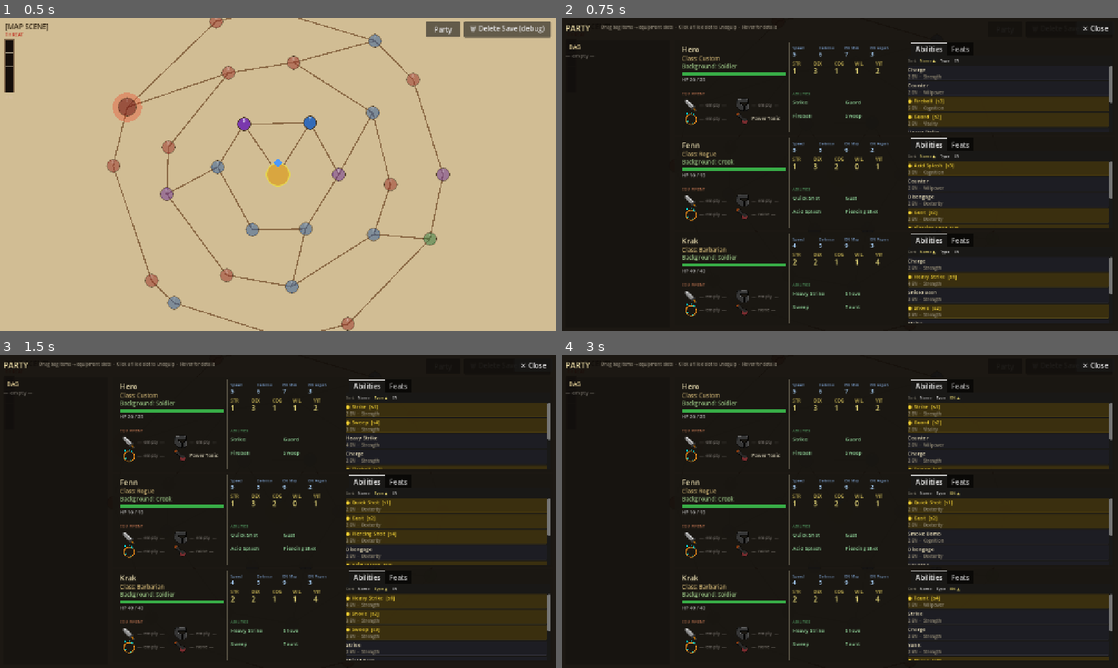
Above: before the commit, frames 1-4 (two rows, left to right).
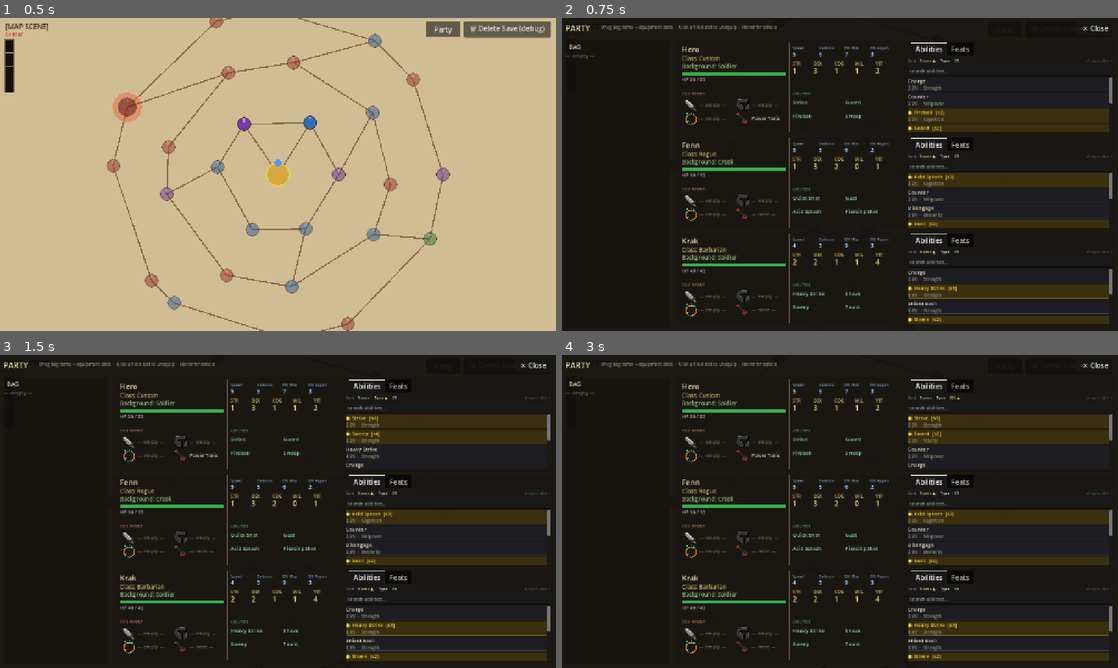
Above: after the commit, the same moments.

Repository: caleb-the-dev/RogueFinder
Game: Godot game, scene res://main.tscn
The game is run twice, just before and just after one commit, with the same random seed, the same clock (stepped at 60 frames per second) and the same inputs.
Inputs:
- Up to frame 1 (0.5 s): no input
- Up to frame 2 (0.75 s): click "Party" at 0.5 s
- Up to frame 3 (1.5 s): click "Type" at 1.25 s
- Up to frame 4 (3 s): click "Name" at 2 s; click "EN" at 2.75 s

Frame 1 is identical in both runs. In frame 2, 12% of the frame differs, in the area x 62-99%, y 13-98%; in frame 3, 13%; in frame 4, 11%.

Commit message:
feat(party-sheet): per-member sort/search, drag compare, tooltip fixes
- Sort and search state is now per-member (Array[String]/Array[bool]); each member's Abilities panel sorts and filters independently
- Search bar per member filters by ability name; focus is restored to the correct LineEdit across rebuilds using _focus_search_mi + _active_search_edit
- Drag comparison panel: hovering a dragged ability over a filled slot shows a two-column CURRENT/REPLACING panel on the CanvasLayer; _process clears it when drag ends
- Hint text "drag to slot →" added right-aligned in the sort row of each Abilities panel
- _wrap_tooltip() helper word-wraps all tooltip strings to ~40 chars/line (preserves double-newline section breaks); applied to bag items, equipment slots, ability slots, and pool entries

Co-Authored-By: Claude Sonnet 4.6 <noreply@anthropic.com>

Diff:
--- a/rogue-finder/scripts/party/PartySheet.gd
+++ b/rogue-finder/scripts/party/PartySheet.gd
@@ -42,14 +42,27 @@
 
 var _content_root: Control = null
 
-## --- Ability pool sort state (shared across all member panels) ---
-var _sort_field: String = "name"  ## "name" | "attribute" | "energy"
-var _sort_asc:   bool   = true
+## --- Per-member sort / search state (index = party slot 0..2) ---
+var _sort_fields:   Array[String] = ["name", "name", "name"]
+var _sort_ascs:     Array[bool]   = [true, true, true]
+var _search_texts:  Array[String] = ["", "", ""]
+var _focus_search_mi:    int      = -1   ## which member's search box gets focus after next rebuild
+var _active_search_edit: LineEdit = null ## reference set during rebuild
+
+## --- Drag comparison overlay (lives on the CanvasLayer, survives rebuilds) ---
+var _drag_compare_panel: Control = null
+var _cmp_existing: String        = ""
+var _cmp_incoming: String        = ""
 
 func _ready() -> void:
 	layer = 20
 	visible = false
 
+func _process(_delta: float) -> void:
+	if _drag_compare_panel != null and is_instance_valid(_drag_compare_panel) \
+			and not get_viewport().gui_is_dragging():
+		_clear_drag_compare()
+
 ## --- Public API ---
 
 func show_sheet() -> void:
@@ -57,11 +70,14 @@
 	visible = true
 
 func hide_sheet() -> void:
+	_clear_drag_compare()
+	_focus_search_mi = -1
 	visible = false
 
 ## --- Build ---
 
 func _rebuild() -> void:
+	_active_search_edit = null
 	if _content_root != null and is_instance_valid(_content_root):
 		_content_root.queue_free()
 
@@ -98,6 +114,9 @@
 		var row_y: float = CONTENT_TOP + float(i) * (MEMBER_H + MEMBER_GAP)
 		_build_member_card(root, member, Vector2(MID_X, row_y), i)
 
+	if _active_search_edit != null and is_instance_valid(_active_search_edit):
+		_active_search_edit.grab_focus.call_deferred()
+
 ## --- Header ---
 
 func _build_header(parent: Control) -> void:
@@ -243,7 +262,7 @@
 		tip = "%s  [consumable]\n%s\n\nDrag to a CONSUMABLE slot to equip." % [
 			item.get("name", "?"), item.get("description", "")
 		]
-	row.tooltip_text = tip
+	row.tooltip_text = _wrap_tooltip(tip)
 
 	row.set_drag_forwarding(
 		func(_at: Vector2) -> Variant:
@@ -487,7 +506,7 @@
 			if member.consumable != "":
 				var cd: ConsumableData = ConsumableLibrary.get_consumable(member.consumable)
 				slot_btn.text = cd.consumable_name
-				slot_btn.tooltip_text = "%s\n%s\n\nRight-click to unequip." % [cd.consumable_name, cd.description]
+				slot_btn.tooltip_text = _wrap_tooltip("%s\n%s\n\nRight-click to unequip." % [cd.consumable_name, cd.description])
 				slot_btn.add_theme_color_override("font_color", Color(0.85, 0.82, 0.72))
 			else:
 				slot_btn.text = "— none —"
@@ -496,8 +515,8 @@
 		elif eq != null:
 			slot_btn.text = eq.equipment_name
 			var bonus: String = _bonuses_str(eq.stat_bonuses)
-			slot_btn.tooltip_text = "%s  [%s]\n%s\n%s\n\nRight-click to unequip." % [
-				eq.equipment_name, slot_label, bonus, eq.description]
+			slot_btn.tooltip_text = _wrap_tooltip("%s  [%s]\n%s\n%s\n\nRight-click to unequip." % [
+				eq.equipment_name, slot_label, bonus, eq.description])
 			slot_btn.add_theme_color_override("font_color", Color(0.85, 0.82, 0.72))
 		else:
 			slot_btn.text = "— empty —"
@@ -583,13 +602,15 @@
 			slot_lbl.add_theme_font_size_override("font_size", 12)
 			slot_lbl.add_theme_color_override("font_color",
 				Color(0.42, 0.50, 0.42) if is_dead else Color(0.58, 0.85, 0.62))
-			slot_ctrl.tooltip_text = "%s\nCost: %d Energy\nAttribute: %s\n\n%s\n\nRight-click to clear." % [
+			slot_ctrl.tooltip_text = _wrap_tooltip("%s\nCost: %d Energy\nAttribute: %s\n\n%s\n\nRight-click to clear." % [
 				ab.ability_name, ab.energy_cost, _attr_name(ab.attribute), ab.description
-			]
+			])
 		slot_ctrl.add_child(slot_lbl)
 
 		if not is_dead:
 			var mi2: int = member_idx; var sj: int = j
+			var existing: String = ability_id  ## capture slot content at build time
+			var sc: Control = slot_ctrl        ## capture for compare panel positioning
 			if ability_id != "":
 				slot_ctrl.gui_input.connect(func(ev: InputEvent) -> void:
 					if ev is InputEventMouseButton \
@@ -599,9 +620,19 @@
 				)
 			slot_ctrl.set_drag_forwarding(
 				Callable(),
-				func(_p: Vector2, data: Variant) -> bool:
-					return _can_drop_ability_here(data, mi2, false),
+				func(drop_pos: Vector2, data: Variant) -> bool:
+					if _can_drop_ability_here(data, mi2, false):
+						if existing != "" and data is Dictionary and data.has("ability_id"):
+							_show_drag_compare(
+								sc.global_position + drop_pos,
+								existing,
+								(data as Dictionary)["ability_id"]
+							)
+						return true
+					_clear_drag_compare()
+					return false,
 				func(_p: Vector2, data: Variant) -> void:
+					_clear_drag_compare()
 					_drop_ability_to_slot(data, mi2, sj)
 			)
 		parent.add_child(slot_ctrl)
@@ -619,13 +650,13 @@
 		tabs.modulate = Color(0.55, 0.55, 0.55)
 	parent.add_child(tabs)
 
-	# --- Abilities tab: sort bar + draggable pool list ---
+	# --- Abilities tab: search + sort bar + draggable pool list ---
 	var abil_tab := VBoxContainer.new()
 	abil_tab.name = "Abilities"
 	abil_tab.add_theme_constant_override("separation", 2)
 	tabs.add_child(abil_tab)
 
-	# Sort controls row
+	# Sort controls row + hint label
 	var sort_row := HBoxContainer.new()
 	sort_row.add_theme_constant_override("separation", 3)
 	abil_tab.add_child(sort_row)
@@ -636,24 +667,49 @@
 	sort_row.add_child(sort_lbl)
 	for sf: Array in [["name", "Name"], ["attribute", "Type"], ["energy", "EN"]]:
 		var field: String = sf[0]; var caption: String = sf[1]
-		var is_active: bool = (_sort_field == field)
-		var arrow: String   = (" ▲" if _sort_asc else " ▼") if is_active else ""
+		var is_active: bool = (_sort_fields[member_idx] == field)
+		var arrow: String   = (" ▲" if _sort_ascs[member_idx] else " ▼") if is_active else ""
 		var sbtn := Button.new()
 		sbtn.text = caption + arrow
 		sbtn.flat = not is_active
 		sbtn.add_theme_font_size_override("font_size", 9)
 		if is_active:
 			sbtn.add_theme_color_override("font_color", Color(0.95, 0.88, 0.45))
-		var f: String = field
+		var f: String = field; var mi_sort: int = member_idx
 		sbtn.pressed.connect(func():
-			if _sort_field == f:
-				_sort_asc = not _sort_asc
+			if _sort_fields[mi_sort] == f:
+				_sort_ascs[mi_sort] = not _sort_ascs[mi_sort]
 			else:
-				_sort_field = f
-				_sort_asc   = true
+				_sort_fields[mi_sort] = f
+				_sort_ascs[mi_sort]   = true
 			_rebuild()
 		)
 		sort_row.add_child(sbtn)
+	# Hint label right-aligned
+	var spacer := Control.new()
+	spacer.size_flags_horizontal = Control.SIZE_EXPAND_FILL
+	sort_row.add_child(spacer)
+	var hint_lbl := Label.new()
+	hint_lbl.text = "drag to slot →"
+	hint_lbl.add_theme_font_size_override("font_size", 9)
+	hint_lbl.add_theme_color_override("font_color", Color(0.42, 0.52, 0.42, 0.60))
+	hint_lbl.mouse_filter = Control.MOUSE_FILTER_IGNORE
+	sort_row.add_child(hint_lbl)
+
+	# Search bar
+	var search_edit := LineEdit.new()
+	search_edit.placeholder_text = "search abilities…"
+	search_edit.text = _search_texts[member_idx]
+	search_edit.add_theme_font_size_override("font_size", 11)
+	abil_tab.add_child(search_edit)
+	var mi_search: int = member_idx
+	search_edit.text_changed.connect(func(new_text: String) -> void:
+		_search_texts[mi_search] = new_text
+		_focus_search_mi = mi_search
+		_rebuild()
+	)
+	if member_idx == _focus_search_mi:
+		_active_search_edit = search_edit
 
 	var abil_scroll := ScrollContainer.new()
 	abil_scroll.size_flags_vertical = Control.SIZE_EXPAND_FILL
@@ -674,28 +730,42 @@
 		abil_vbox.add_child(placeholder)
 	else:
 		var sorted_pool: Array = member.ability_pool.duplicate()
+		var sf_cur: String = _sort_fields[member_idx]
+		var sa_cur: bool   = _sort_ascs[member_idx]
 		sorted_pool.sort_custom(func(a: String, b: String) -> bool:
 			var ab_a: AbilityData = AbilityLibrary.get_ability(a)
 			var ab_b: AbilityData = AbilityLibrary.get_ability(b)
 			var cmp: int
-			match _sort_field:
+			match sf_cur:
 				"name":      cmp = _strcmp(ab_a.ability_name, ab_b.ability_name)
 				"attribute": cmp = ab_a.attribute - ab_b.attribute
 				"energy":    cmp = ab_a.energy_cost - ab_b.energy_cost
 				_:           cmp = _strcmp(ab_a.ability_name, ab_b.ability_name)
-			return cmp < 0 if _sort_asc else cmp > 0
+			return cmp < 0 if sa_cur else cmp > 0
 		)
+		var query: String = _search_texts[member_idx].strip_edges().to_lower()
+		if query != "":
+			sorted_pool = sorted_pool.filter(func(ab_id: String) -> bool:
+				return AbilityLibrary.get_ability(ab_id).ability_name.to_lower().contains(query)
+			)
+
+		if sorted_pool.is_empty():
+			var no_match := Label.new()
+			no_match.text = "No matches."
+			no_match.add_theme_font_size_override("font_size", 11)
+			no_match.add_theme_color_override("font_color", Color(0.45, 0.43, 0.40))
+			abil_vbox.add_child(no_match)
 
 		var mi: int = member_idx
 		for ab_id: String in sorted_pool:
 			var ab: AbilityData  = AbilityLibrary.get_ability(ab_id)
 			var slot_idx: int    = member.abilities.find(ab_id)
 			var is_slotted: bool = slot_idx >= 0
-			var tip: String = "%s\nCost: %d Energy\nAttribute: %s\n\n%s%s" % [
+			var tip: String = _wrap_tooltip("%s\nCost: %d Energy\nAttribute: %s\n\n%s%s" % [
 				ab.ability_name, ab.energy_cost, _attr_name(ab.attribute), ab.description,
 				("\n\nSlotted in slot %d." % (slot_idx + 1)) if is_slotted \
 					else "\n\nDrag onto an ability slot to equip."
-			]
+			])
 
 			var ab_pnl := PanelContainer.new()
 			var sbox := StyleBoxFlat.new()
@@ -755,6 +825,87 @@
 	feats_lbl.add_theme_color_override("font_color", Color(0.45, 0.43, 0.40))
 	feats_lbl.position = Vector2(12.0, 12.0)
 	feats_panel.add_child(feats_lbl)
+
+## --- Drag Compare Overlay ---
+## Lives directly on the CanvasLayer so it survives _rebuild(). Cleared by _process
+## when the drag ends, by _drop_ability_to_slot on a successful drop, and by hide_sheet.
+
+func _show_drag_compare(near_pos: Vector2, existing_id: String, incoming_id: String) -> void:
+	if _cmp_existing == existing_id and _cmp_incoming == incoming_id:
+		return  ## already showing the right pair — no-op
+	_clear_drag_compare()
+	_cmp_existing = existing_id
+	_cmp_incoming = incoming_id
+
+	var panel := PanelContainer.new()
+	panel.z_index = 100
+	var sbox := StyleBoxFlat.new()
+	sbox.bg_color = Color(0.07, 0.06, 0.10, 0.97)
+	sbox.border_width_left = 2; sbox.border_width_top = 2
+	sbox.border_width_right = 2; sbox.border_width_bottom = 2
+	sbox.border_color = Color(0.50, 0.44, 0.70, 0.90)
+	sbox.content_margin_left = 10; sbox.content_margin_right = 10
+	sbox.content_margin_top = 7; sbox.content_margin_bottom = 7
+	sbox.set_corner_radius_all(4)
+	panel.add_theme_stylebox_override("panel", sbox)
+	add_child(panel)
+	_drag_compare_panel = panel
+
+	var hbox := HBoxContainer.new()
+	hbox.add_theme_constant_override("separation", 14)
+	panel.add_child(hbox)
+
+	# Vertical divider drawn as a ColorRect between columns
+	for pair: Array in [
+			["CURRENT", existing_id, Color(0.85, 0.32, 0.28)],
+			["→  REPLACING", incoming_id, Color(0.38, 0.72, 0.45)]
+		]:
+		var col := VBoxContainer.new()
+		col.custom_minimum_size = Vector2(160.0, 0.0)
+		col.add_theme_constant_override("separation", 2)
+		hbox.add_child(col)
+
+		var hdr := Label.new()
+		hdr.text = pair[0] as String
+		hdr.add_theme_font_size_override("font_size", 9)
+		hdr.add_theme_color_override("font_color", pair[2])
+		col.add_child(hdr)
+
+		var ab: AbilityData = AbilityLibrary.get_ability(pair[1])
+
+		var name_lbl := Label.new()
+		name_lbl.text = ab.ability_name
+		name_lbl.add_theme_font_size_override("font_size", 14)
+		name_lbl.add_theme_color_override("font_color", Color(0.92, 0.88, 0.78))
+		col.add_child(name_lbl)
+
+		var sub_lbl := Label.new()
+		sub_lbl.text = "%d EN  ·  %s" % [ab.energy_cost, _attr_name(ab.attribute)]
+		sub_lbl.add_theme_font_size_override("font_size", 10)
+		sub_lbl.add_theme_color_override("font_color", Color(0.65, 0.62, 0.50))
+		col.add_child(sub_lbl)
+
+		var desc_lbl := Label.new()
+		desc_lbl.text = ab.description
+		desc_lbl.autowrap_mode = TextServer.AUTOWRAP_WORD_SMART
+		desc_lbl.custom_minimum_size = Vector2(160.0, 0.0)
+		desc_lbl.add_theme_font_size_override("font_size", 10)
+		desc_lbl.add_theme_color_override("font_color", Color(0.72, 0.70, 0.62))
+		col.add_child(desc_lbl)
+
+	# Position below the hovered slot, clamped to viewport
+	var panel_w: float = 360.0; var panel_h: float = 110.0
+	panel.position = Vector2(
+		clampf(near_pos.x, MID_X, VIEWPORT_W - panel_w - 8.0),
+		clampf(near_pos.y + 22.0, CONTENT_TOP, VIEWPORT_H - panel_h - 8.0)
+	)
+
+func _clear_drag_compare() -> void:
+	if _drag_compare_panel != null and is_instance_valid(_drag_compare_panel):
+		_drag_compare_panel.queue_free()
+	_drag_compare_panel = null
+	_cmp_existing = ""
+	_cmp_incoming = ""
 
 ## --- Drag-and-Drop Logic ---
 
@@ -836,6 +987,28 @@
 
 ## --- String Helpers ---
 
+## Wrap tooltip text so each line stays ≤ max_line chars, preserving \n\n section breaks.
+func _wrap_tooltip(text: String, max_line: int = 40) -> String:
+	var sections: PackedStringArray = text.split("\n\n")
+	var result_sections: PackedStringArray = []
+	for section: String in sections:
+		var wrapped: PackedStringArray = []
+		for line: String in section.split("\n"):
+			if line.length() <= max_line:
+				wrapped.append(line)
+				continue
+			var cur: String = ""
+			for w: String in line.split(" "):
+				var sep: String = " " if cur != "" else ""
+				if cur.length() + sep.length() + w.length() > max_line and cur != "":
+					wrapped.append(cur)
+					cur = w
+				else:
+					cur += sep + w
+			if cur != "": wrapped.append(cur)
+		result_sections.append("\n".join(wrapped))
+	return "\n\n".join(result_sections)
+
 func _strcmp(a: String, b: String) -> int:
 	if a < b: return -1
 	if a > b: return 1
